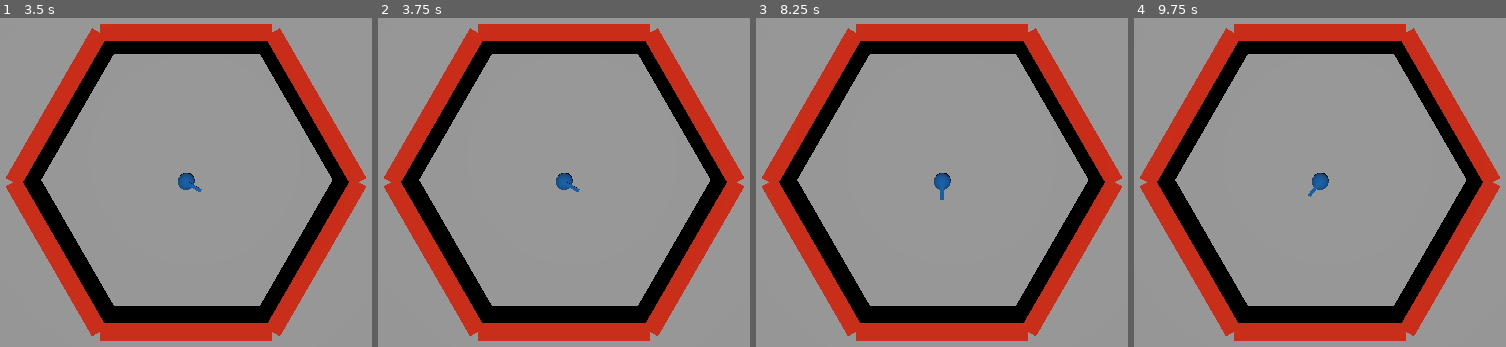
Above: before the commit, frames 1-4 (left to right).
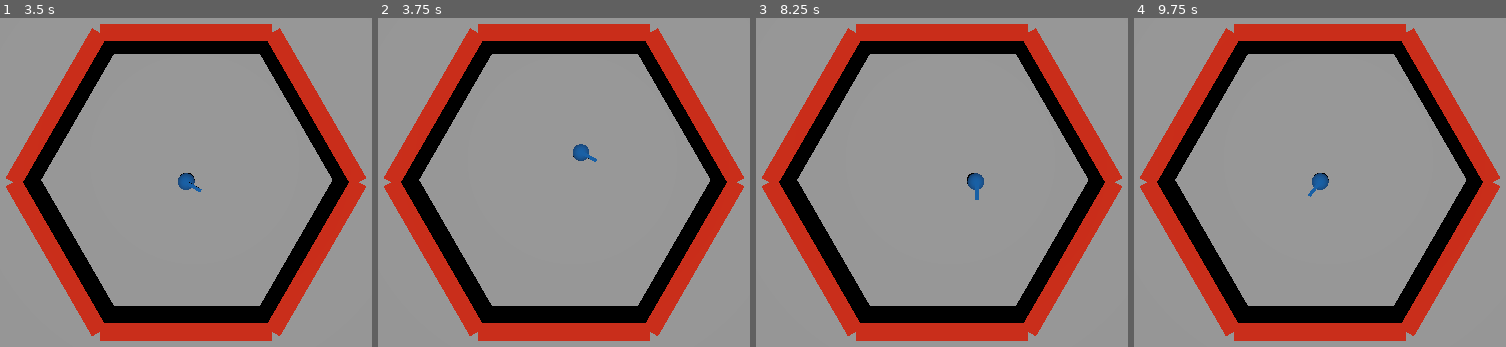
Above: after the commit, the same moments.

Repository: lemmerone/godot-matador
Game: Godot game, scene res://main.tscn
Two runs of this game, one before a commit and one after it. Both use one fixed random seed, a clock stepped at 60 frames per second and the inputs below.
Inputs:
- Up to frame 1 (3.5 s): tap Enter at 0.5, 2 s; hold Right (rotation_right) 0.53-1.28 s; tap Space (move_left) at 1.25, 2.75 s; hold Space (move_left) 1.28-2.03 s; hold Right (rotation_right) from 2.03 s (still down)
- Up to frame 2 (3.75 s): tap Enter at 3.5 s; release Right (rotation_right) at 3.53 s; hold Space (move_left) from 3.53 s (still down)
- Up to frame 3 (8.25 s): release Space (move_left) at 5.78 s; hold Right (rotation_right) 5.78-8.03 s; hold Space (move_left) from 8.03 s (still down)
- Up to frame 4 (9.75 s): release Space (move_left) at 9.53 s; hold Right (rotation_right) from 9.53 s (still down)

Frame 1 is identical in both runs. In frame 2, 0.4% of the frame differs, in the area x 47-59%, y 38-53%; in frame 3, 0.5%, in the area x 47-62%, y 47-56%; in frame 4, nothing differs.

Commit message:
feat: dodge movement

Diff:
--- a/Player/player.gd
+++ b/Player/player.gd
@@ -1,16 +1,28 @@
 extends CharacterBody3D
 
 var wall = 6
-var direction = 0.0
+var step = 2
+var step_rotation = 0.0
 const SMOOTH_SPEED = 5.0
+var direction
 
 func _get_spacing(wall):
 	return 2 * PI / wall
 
 func _process(delta):
 	if (Input.is_action_just_pressed("rotation_right")):
-		direction -= _get_spacing(wall)
+		step_rotation -= _get_spacing(wall)
 	if (Input.is_action_just_pressed("rotation_left")):
-		direction += _get_spacing(wall)
+		step_rotation += _get_spacing(wall)
+	if (Input.is_action_just_pressed("move_left")):
+		direction = (transform.basis * Vector3(1, 0, 0)).normalized()
+	if (Input.is_action_just_released("move_left")):
+		direction = (transform.basis * Vector3(0, 0, 0)).normalized()
 
-	rotation.y = lerp_angle(rotation.y, direction, delta * SMOOTH_SPEED)
+	if direction:
+		position.x = direction.x * step
+		position.z = direction.z * step
+	else:
+		position.x = move_toward(0, 0, step)
+		position.z = move_toward(0, 0, step)
+	rotation.y = lerp_angle(rotation.y, step_rotation, delta * SMOOTH_SPEED)
--- a/Player/player.tscn
+++ b/Player/player.tscn
@@ -20,16 +20,16 @@
 [node name="Player" type="CharacterBody3D"]
 script = ExtResource("1_ejmbr")
 
+[node name="Pivot" type="Node3D" parent="."]
+
 [node name="CollisionShape3D" type="CollisionShape3D" parent="."]
 transform = Transform3D(1, 0, 0, 0, 1, 0, 0, 0, 1, 0, 1, 0)
 shape = SubResource("CapsuleShape3D_xgxii")
 
 [node name="Body" type="MeshInstance3D" parent="."]
-transform = Transform3D(1, 0, 0, 0, 1, 0, 0, 0, 1, 0, 1, 0)
+transform = Transform3D(1, 0, 2.98023e-08, 0, 1, 0, -2.98023e-08, 0, 1, 0, 1, 0)
 mesh = SubResource("CapsuleMesh_ixlwm")
 
 [node name="Arm" type="MeshInstance3D" parent="."]
 transform = Transform3D(1, 0, 0, 0, 1, 0, 0, 0, 1, 0, 2.02, 0.5)
 mesh = SubResource("BoxMesh_hlv0n")
-
-[node name="Pivot" type="Node3D" parent="."]
--- a/main.gd
+++ b/main.gd
@@ -1,7 +1,13 @@
 extends Node
 
 var wall = preload("res://World/Wall/wall.tscn")
-@export var countWall = 6
+var countWall = 6
+
+func set_const(value):
+	countWall = value
+
+func get_const():
+	return countWall
 
 func _ready():
 	wall_setting(countWall, Vector3.ZERO)
--- a/project.godot
+++ b/project.godot
@@ -19,8 +19,7 @@
 
 rotation_left={
 "deadzone": 0.5,
-"events": [Object(InputEventKey,"resource_local_to_scene":fa …(140 unchanged characters)… d":false,"keycode":0,"physical_keycode":4194319,"key_label":0,"unicode":0,"echo":false,"script":null)
-, Object(InputEventKey,"resource_local_to_scene":false,"resource_name":"","device":-1,"window_id":0,"alt_pressed":false,"shift_pressed":false,"ctrl_pressed":false,"meta_pressed":false,"pressed":false,"keycode":0,"physical_keycode":65,"key_label":0,"unicode":97,"echo":false,"script":null)
+"events": [Object(InputEventKey,"resource_local_to_scene":fa …(140 unchanged characters)… d":false,"keycode":0,"physical_keycode":65,"key_label":0,"unicode":97,"echo":false,"script":null)
 ]
 }
 rotation_right={
